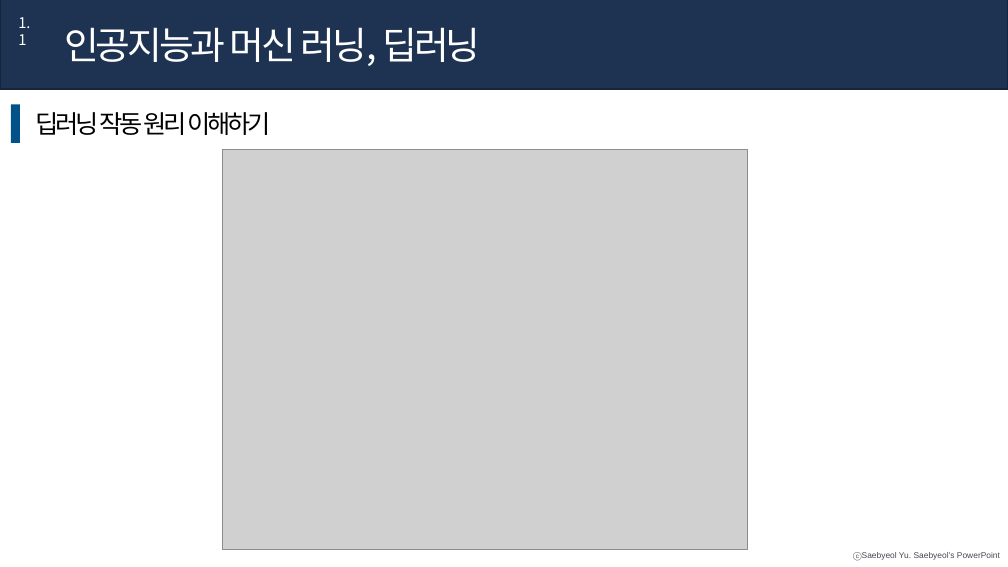
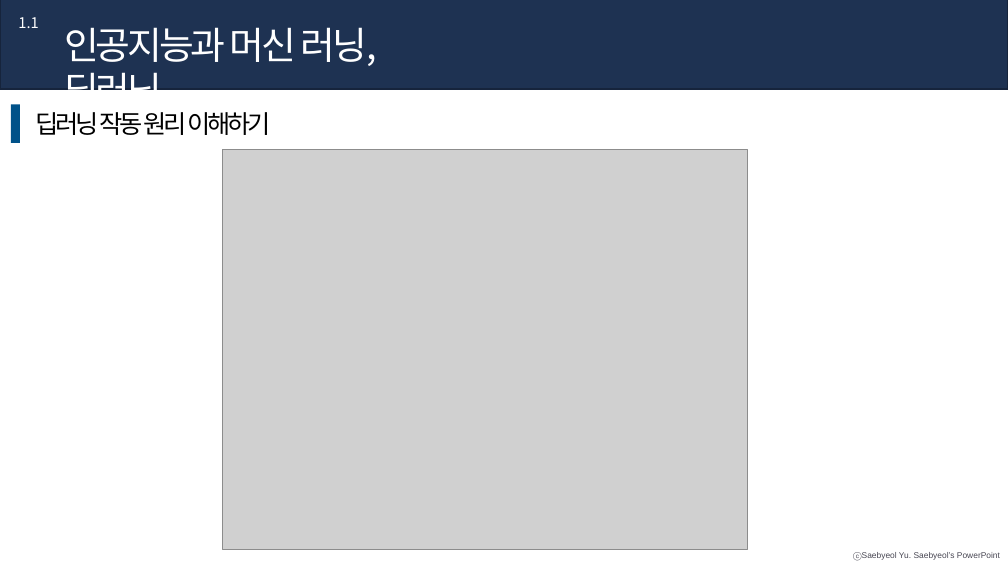
Before and after one commit to longBright/2022_DeepLearningStudy, a slide deck: slide 7 of 03_Team_Data/B팀/2주차_1.1,1.2_B팀_이규리.pptx. Drawn at 1008x567 pixels with LibreOffice and Linux fonts; fonts in the diff are those of the drawing; grey boxes stand for pictures. Boxes give left, top, right and bottom in pixels: in the first picture for what was removed or moved away, otherwise in the second. Text is boxed around its words. In the diff, an @@ line names an element or a change of style, - is before the commit and + after.

```diff
--- a/03_Team_Data/B팀/2주차_1.1,1.2_B팀_이규리.pptx
+++ b/03_Team_Data/B팀/2주차_1.1,1.2_B팀_이규리.pptx
@@ text "1.1" rewrapped from <box>18,17,30,45</box> to <box>18,17,38,28</box> @@
@@ text "인공지능과 머신 러닝, 딥러닝" rewrapped from <box>64,27,481,66</box> to <box>64,27,377,115</box> @@
```
Also in this commit, not shown: 9 other slides changed, 1 other file.
